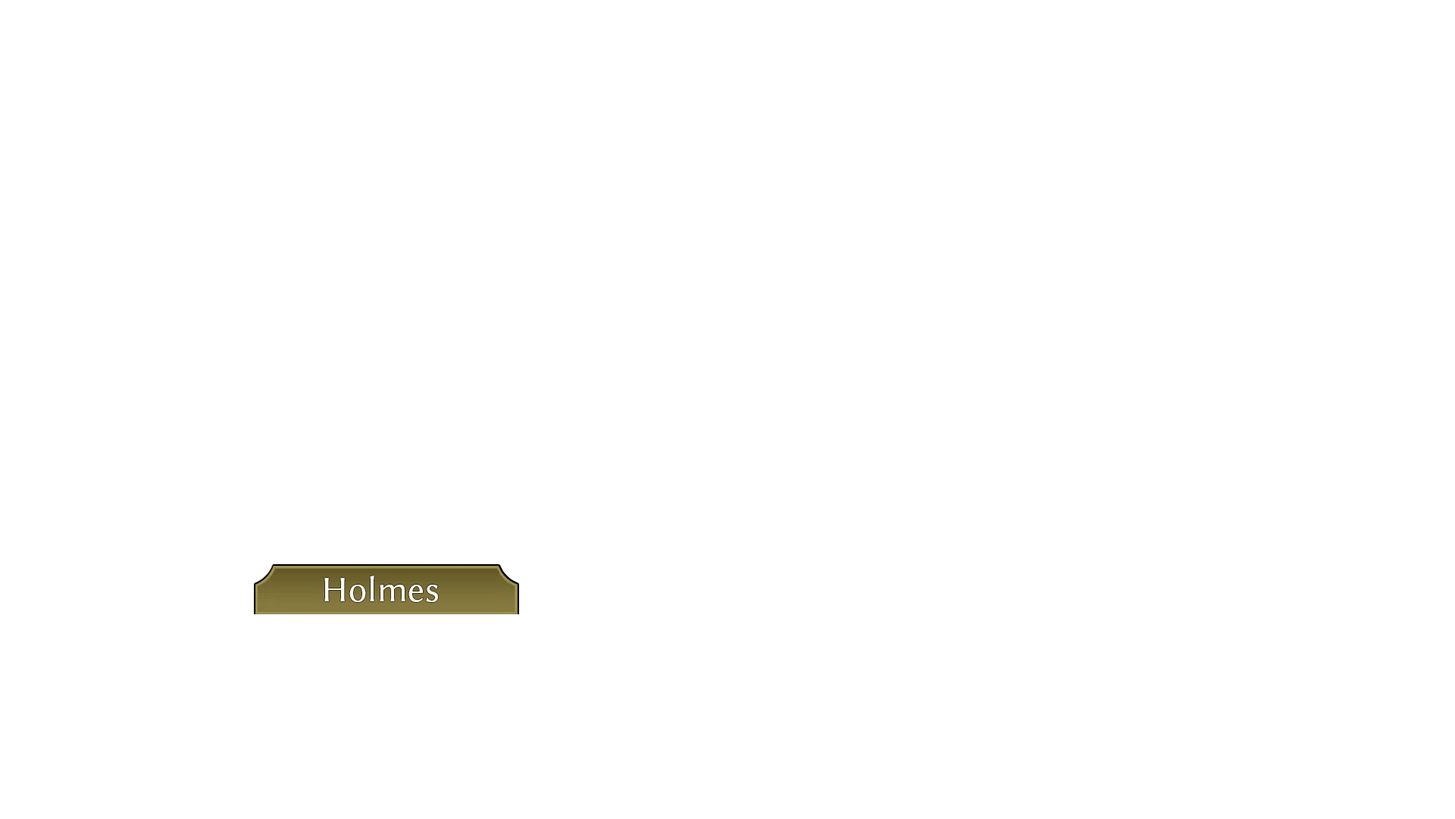
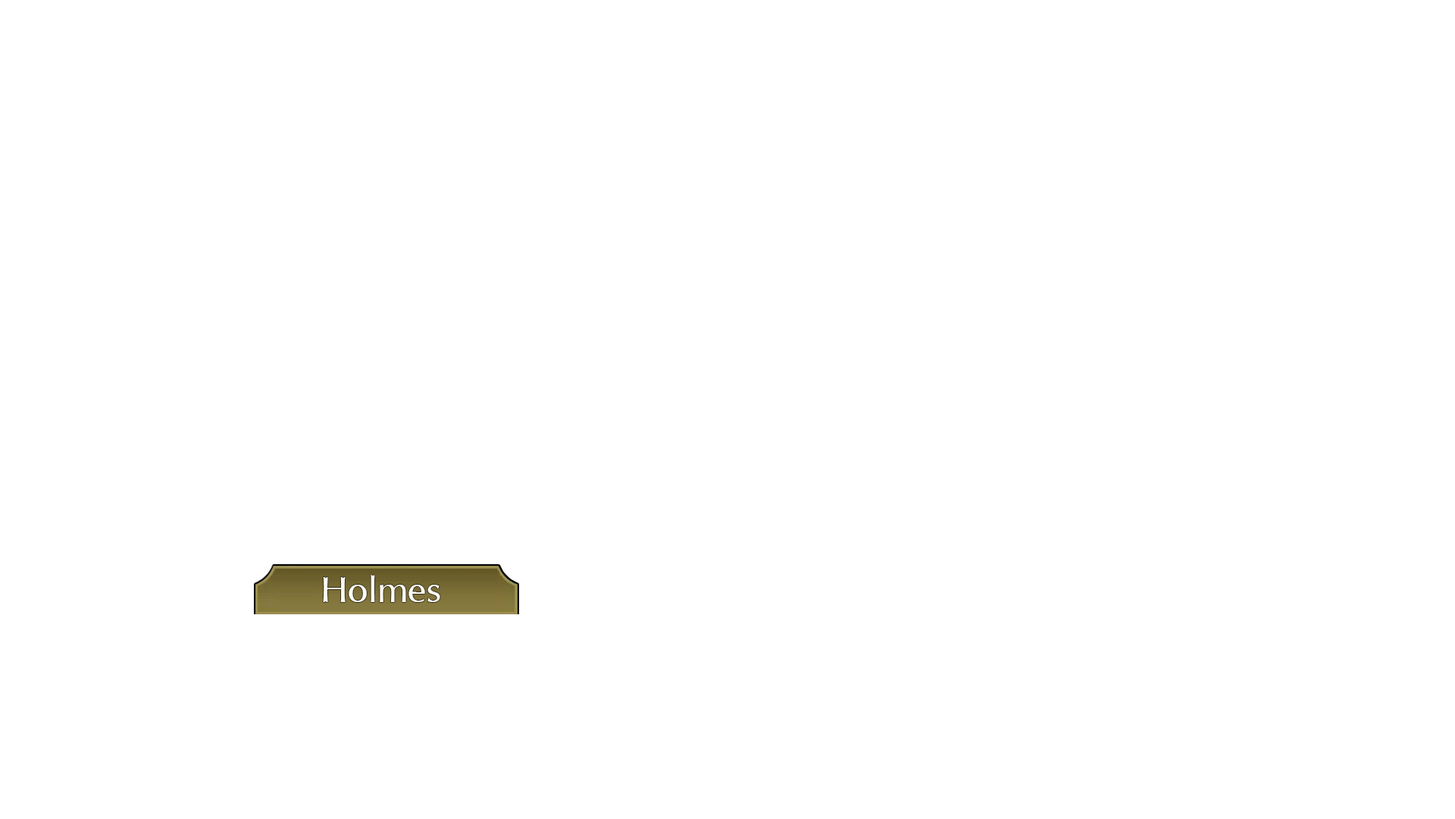
Revision of a layered 1455x819 image; what changed, layer by layer:
painted on "Holmes" over [322, 574, 441, 603]
